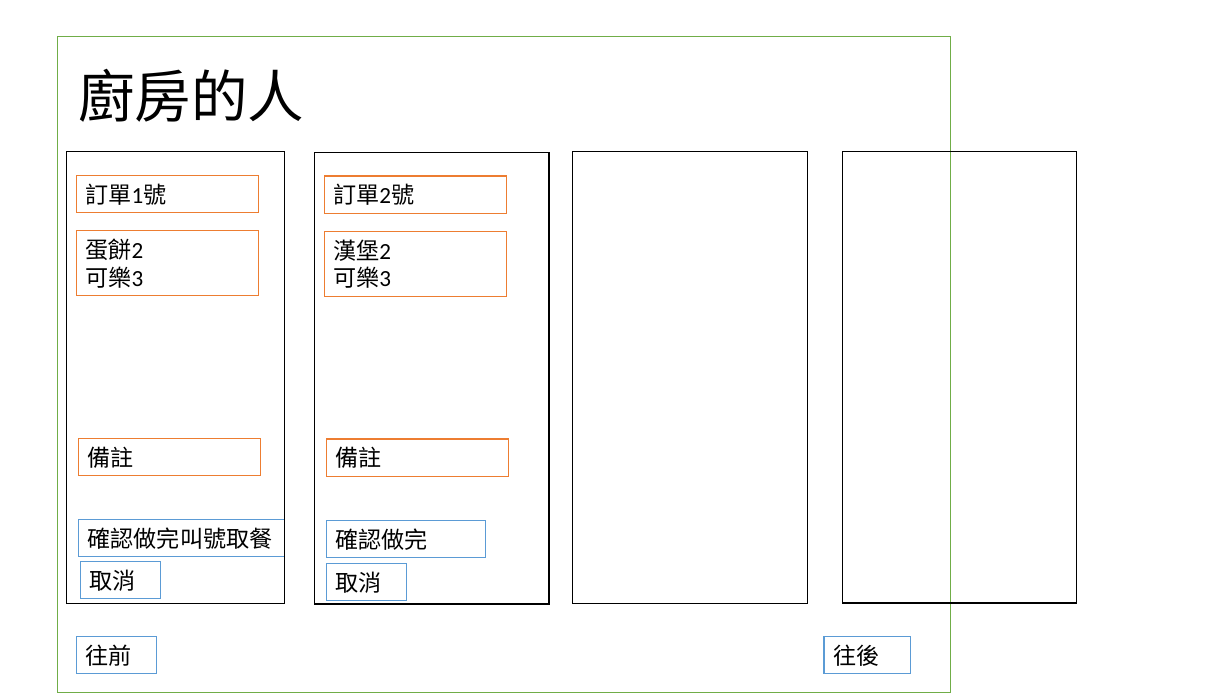
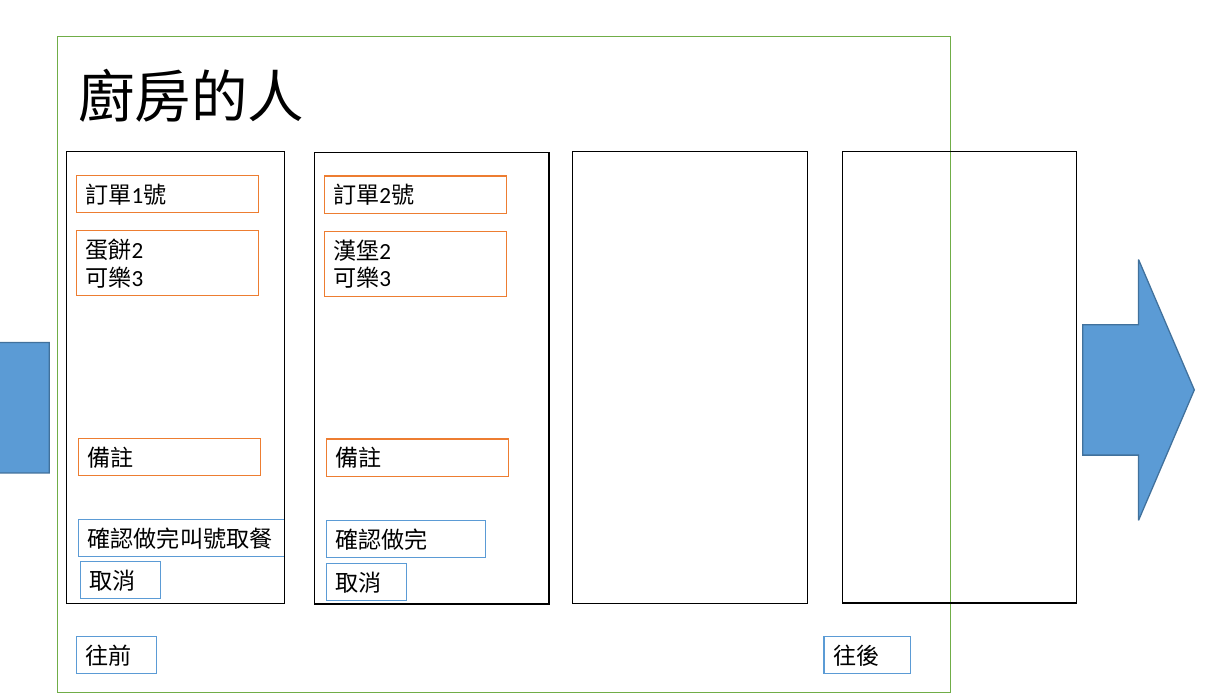
Before and after one commit to MrBearTW/NKNU_webapp, a slide deck: slide 16 of project/架構.ppt. Drawn at 1232x693 pixels with LibreOffice and Linux fonts; fonts in the diff are those of the drawing. Boxes give left, top, right and bottom in pixels: in the first picture for what was removed or moved away, otherwise in the second. Text is boxed around its words. In the diff, an @@ line names an element or a change of style, - is before the commit and + after.

```diff
--- a/project/架構.ppt
+++ b/project/架構.ppt
@@ right arrow added at (1082,260,1194,520), fill #5B9BD5, outline #41719C 0.99 pt @@
@@ right arrow added at (0,277,49,537), fill #5B9BD5, outline #41719C 0.99 pt @@
```
Also in this commit, not shown: 1 other slide changed, 27 other files.
